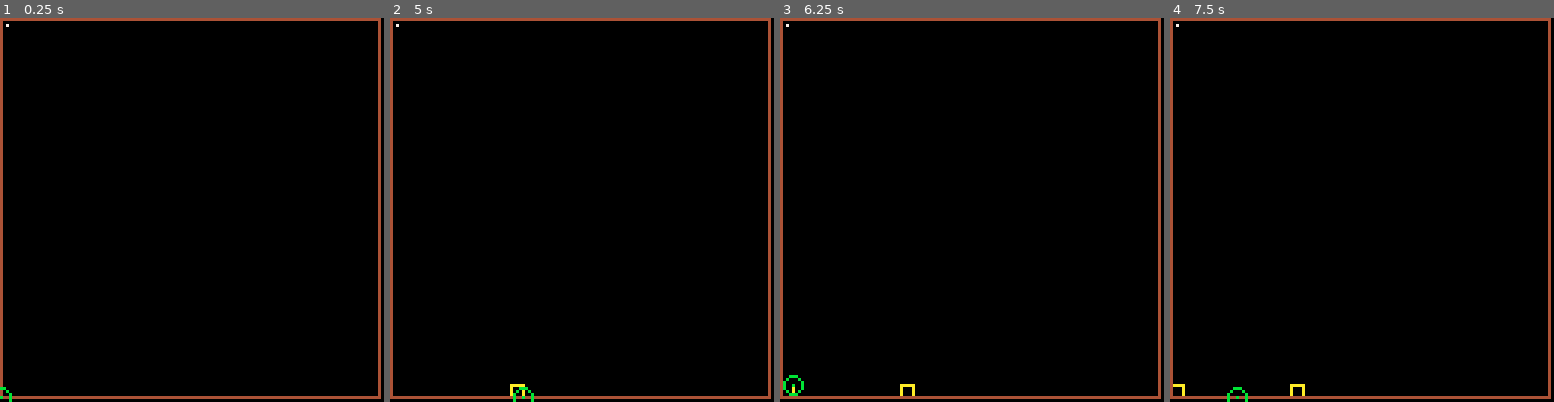
Above: before the commit, frames 1-4 (left to right).
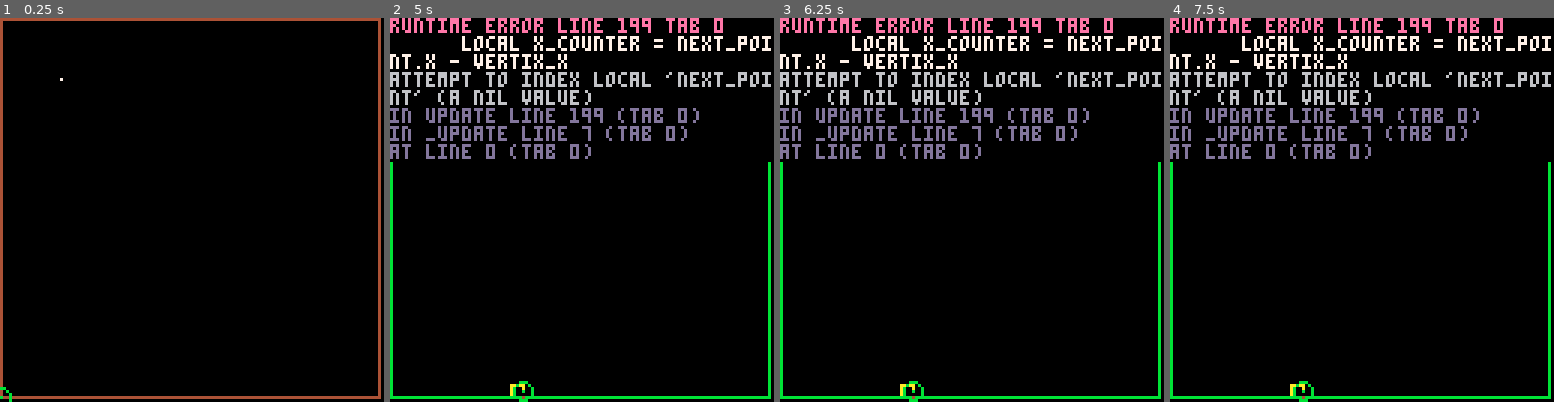
Above: after the commit, the same moments.

Repository: shen-sat/qix
Game: PICO-8 cartridge qix.p8
Two runs of this game, one before a commit and one after it. Both use one fixed random seed, a clock stepped at 60 frames per second and the inputs below.
Inputs:
- Up to frame 1 (0.25 s): no input
- Up to frame 2 (5 s): tap X (X key) at 1.07, 2.07, 2.4, 2.73, 3.07, 3.4, 3.73, 4.07, 4.4, 4.73 s; hold Left 1.97-2.37 s; hold Down 2.42-2.82 s; hold Right 2.87-3.53 s; hold Up 3.58-4.08 s; hold Right 4.13-4.53 s; hold Down from 4.58 s (still down)
- Up to frame 3 (6.25 s): tap X (X key) every 0.33 s from 5.07 to 6.07 s; release Down at 5.08 s; hold Left 5.13-5.8 s; hold Up 5.85-6.18 s; hold Left from 6.23 s (still down)
- Up to frame 4 (7.5 s): tap X (X key) every 0.33 s from 6.4 to 7.4 s; release Left at 6.63 s; hold Down 6.68-7.08 s; hold Right from 7.13 s (still down)

The runs differ from the first frame. In frame 1, less than 0.1% of the frame differs, in the area x 1-17%, y 1-17%; in frame 2, 11%; in frame 3, 11%, in the area x 0-100%, y 0-100%; in frame 4, 11%.
Error after the commit: runtime error line 199 tab 0; local x_counter = next_point.x - vertix_x; attempt to index local 'next_point' (a nil value)

Commit message:
Straight lines in all directions to border filling correctly, with temp qix

Diff:
--- a/qix.p8
+++ b/qix.p8
@@ -120,8 +120,8 @@
   }
 
   temp_qix = {
-   x = 2,
-   y = 2
+   x = 20,
+   y = 20
   }
 
   frame_counter = 0
@@ -167,56 +167,59 @@
     first_drawn_pixel_recordable = false
    end
    if finished_drawing then
-    temp_vertices = {}
     local first_vertix_x, first_vertix_y = player.x, player.y
-    add(temp_vertices,first_vertix_x)
-    add(temp_vertices,first_vertix_y)
 
     local compass_points = get_compass_points(first_vertix_x, first_vertix_y)
-    local next_point = get_compass_points_with_color(compass_points, path_color)[1]
-
-    local x_counter = next_point.x - first_vertix_x
-    local y_counter = next_point.y - first_vertix_y
-
-    local next_x, next_y = player.x, player.y
-
-    while pget(next_x + x_counter,next_y + y_counter) != background_color do
-     pset(next_x + x_counter,next_y + y_counter, pathfinding_color)
-     next_y += y_counter
-     next_x += x_counter
-    end
-
-    local vertix_x, vertix_y = next_x, next_y
-    add(temp_vertices,vertix_x)
-    add(temp_vertices,vertix_y)
-
-    -- pathfinding from here
-    local last_verticed_reached = false
-
-    while last_verticed_reached == false do
-     local compass_points = get_compass_points(vertix_x, vertix_y)
-     local next_point = get_compass_points_with_color(compass_points, path_color)[1] --this only returns the first point with path color, may need reworking to take into account more complex situations
-
-     local x_counter = next_point.x - vertix_x
-     local y_counter = next_point.y - vertix_y
-
-     last_verticed_reached = compass_points_contain_color(compass_points, draw_color)
-
-     while pget(next_x + x_counter,next_y + y_counter) != background_color and last_verticed_reached == false do
-      pset(next_x + x_counter,next_y + y_counter,pathfinding_color)
+    local next_points = get_compass_points_with_color(compass_points, path_color)
+
+    for next_point in all(next_points) do
+     local temp_vertices = {}
+     add(temp_vertices,first_vertix_x)
+     add(temp_vertices,first_vertix_y)
+
+     local x_counter = next_point.x - first_vertix_x
+     local y_counter = next_point.y - first_vertix_y
+
+     local next_x, next_y = player.x, player.y
+
+     while pget(next_x + x_counter,next_y + y_counter) != background_color do
+      pset(next_x + x_counter,next_y + y_counter, pathfinding_color)
       next_y += y_counter
       next_x += x_counter
-      compass_points = get_compass_points(next_x, next_y)
-      last_verticed_reached = compass_points_contain_color(compass_points, draw_color)
      end
 
-     vertix_x, vertix_y = next_x, next_y -- this needs to be made local after you get fill working
+     local vertix_x, vertix_y = next_x, next_y
      add(temp_vertices,vertix_x)
      add(temp_vertices,vertix_y)
-    end
-    if poly_contains_qix(temp_vertices) == false then
-     for v in all(temp_vertices) do
-      add(vertices,v)
+
+     -- pathfinding from here
+     local last_verticed_reached = false
+
+     while last_verticed_reached == false do
+      local compass_points = get_compass_points(vertix_x, vertix_y)
+      local next_point = get_compass_points_with_color(compass_points, path_color)[1] --this only returns the first point with path color, may need reworking to take into account more complex situations
+
+      local x_counter = next_point.x - vertix_x
+      local y_counter = next_point.y - vertix_y
+
+      last_verticed_reached = compass_points_contain_color(compass_points, draw_color)
+
+      while pget(next_x + x_counter,next_y + y_counter) != background_color and last_verticed_reached == false do
+       pset(next_x + x_counter,next_y + y_counter,pathfinding_color)
+       next_y += y_counter
+       next_x += x_counter
+       compass_points = get_compass_points(next_x, next_y)
+       last_verticed_reached = compass_points_contain_color(compass_points, draw_color)
+      end
+
+      vertix_x, vertix_y = next_x, next_y -- this needs to be made local after you get fill working
+      add(temp_vertices,vertix_x)
+      add(temp_vertices,vertix_y)
+     end
+     if poly_contains_qix(temp_vertices) == false then
+      for v in all(temp_vertices) do
+       add(vertices,v)
+      end
      end
     end
 
